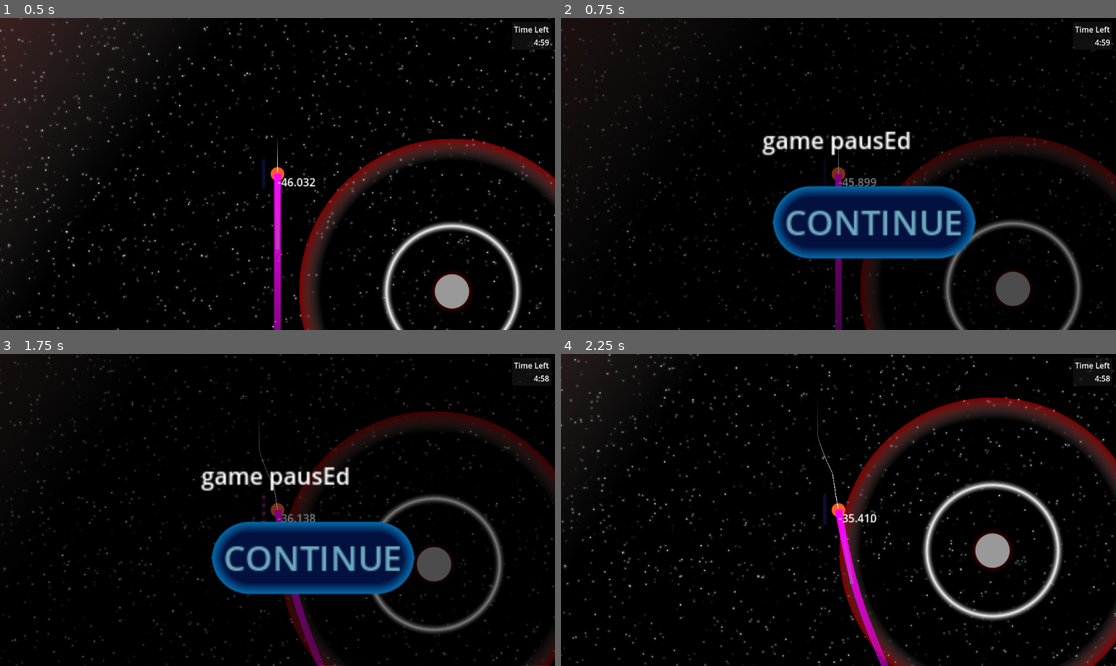
Above: before the commit, frames 1-4 (two rows, left to right).
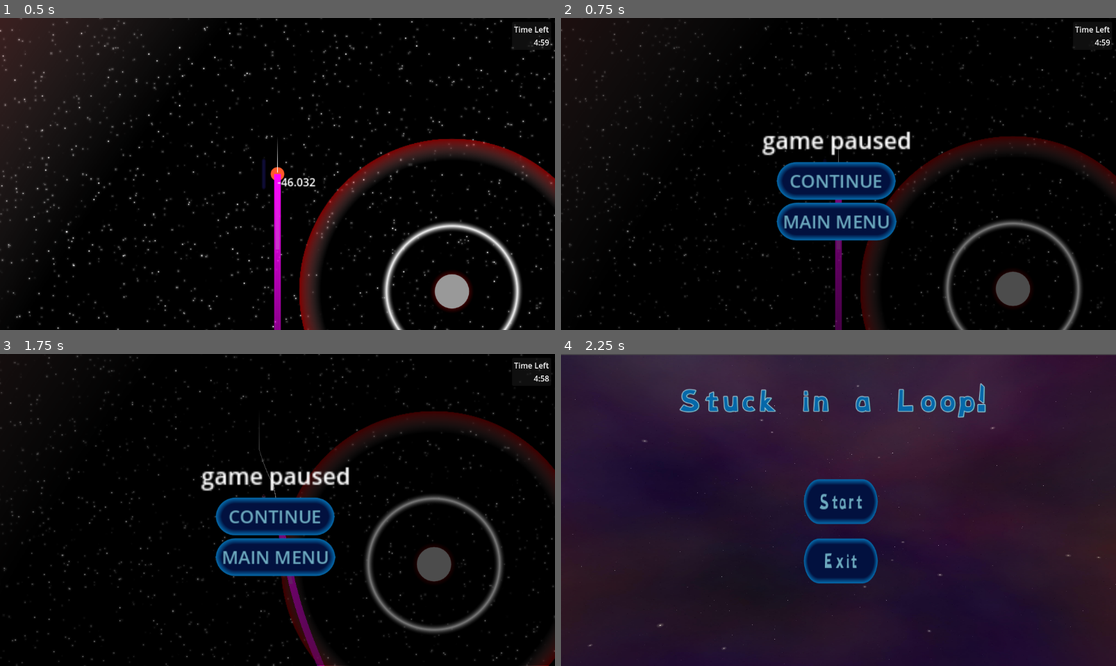
Above: after the commit, the same moments.

Repository: CrankGameDev/StuckInALoopGameJam
Game: Godot game, scene res://scenes/levels/demo_level.tscn
Same seed, same stepped clock (60 frames per second), same inputs: the game is played once before the commit and once after it. This scene is started directly instead of the project's main scene.
Inputs (mouse positions are in pixels of both pictures, inside the frame that each line leads up to):
- Up to frame 1 (0.5 s): no input
- Up to frame 2 (0.75 s): tap Enter (ui_accept) at 0.5 s; move the mouse to (960, 158) at 0.52 s; press the mouse at (960, 158) at 0.53 s; hold Right (ui_right) from 0.53 s (still down)
- Up to frame 3 (1.75 s): tap Enter (ui_accept) at 0.77, 1.52 s; move the mouse to (166, 525) at 1.27 s; release Right (ui_right) at 1.28 s; release the mouse at (166, 525) at 1.28 s; hold Down (ui_down) from 1.28 s (still down); click (166, 525) at 1.35 s
- Up to frame 4 (2.25 s): release Down (ui_down) at 2 s; click (838, 556) at 2 s, where only the run after the commit has a clickable "MAIN MENU"

Frame 1 is identical in both runs. In frame 2, 8.7% of the frame differs, in the area x 38-75%, y 36-78%; in frame 3, 8.7%; in frame 4, 97%, in the area x 0-100%, y 0-100%.

Commit message:
added main menu
added menu to pause menu

Diff:
--- a/planet.tscn
+++ b/planet.tscn
@@ -5,14 +5,13 @@
 [sub_resource type="CircleShape2D" id="CircleShape2D_0siqi"]
 resource_local_to_scene = true
 
-[sub_resource type="Gradient" id="Gradient_ia6re"]
-resource_local_to_scene = true
+[sub_resource type="Gradient" id="Gradient_3sluh"]
 offsets = PackedFloat32Array(0, 0, 0.037619, 0.057619, 0.27, 0.3, 0.33, 0.6, 0.7, 0.701)
 colors = PackedColorArray(0, 0, 0, 1, 1, 0, 0, 1, 0, 0, 0, 1, 0, 0, 0, 0, 0, 0, 0, 0, 1, 1, 1, 1, 0, 0, 0, 0, 1, 1, 1, 0, 1, 0, 0, 0.5, 1, 0.18, 0.18, 0)
 
 [sub_resource type="GradientTexture2D" id="GradientTexture2D_doi3m"]
 resource_local_to_scene = true
-gradient = SubResource("Gradient_ia6re")
+gradient = SubResource("Gradient_3sluh")
 width = 420
 height = 420
 fill = 1
--- a/scenes/base_level.tscn
+++ b/scenes/base_level.tscn
@@ -115,15 +115,23 @@
 offset_right = 521.0
 offset_bottom = 241.0
 scale = Vector2(3, 3)
-text = "game pausEd"
+text = "game paused"
 
-[node name="Button" type="Button" parent="Player/Camera/Panel"]
+[node name="VBoxContainer" type="VBoxContainer" parent="Player/Camera/Panel/Label"]
 layout_mode = 0
-offset_left = 440.0
-offset_top = 349.0
-offset_right = 531.0
-offset_bottom = 380.0
-scale = Vector2(3, 3)
+offset_left = 10.3333
+offset_top = 26.6667
+offset_right = 169.333
+offset_bottom = 130.667
+scale = Vector2(0.52, 0.521129)
+
+[node name="Button" type="Button" parent="Player/Camera/Panel/Label/VBoxContainer"]
+layout_mode = 2
 text = "CONTINUE"
 
-[connection signal="pressed" from="Player/Camera/Panel/Button" to="." method="_on_button_pressed"]
+[node name="Mainmenu" type="Button" parent="Player/Camera/Panel/Label/VBoxContainer"]
+layout_mode = 2
+text = "MAIN MENU"
+
+[connection signal="pressed" from="Player/Camera/Panel/Label/VBoxContainer/Button" to="." method="_on_button_pressed"]
+[connection signal="pressed" from="Player/Camera/Panel/Label/VBoxContainer/Mainmenu" to="." method="_on_mainmenu_pressed"]
--- a/scenes/levels/demo_level.tscn
+++ b/scenes/levels/demo_level.tscn
@@ -28,3 +28,5 @@
 size = 100.0
 gravity = 0.5
 pull = 20.0
+
+[connection signal="pressed" from="Player/Camera/Panel/Label/VBoxContainer/Mainmenu" to="." method="_on_mainmenu_pressed"]
--- a/scripts/scenes/level.gd
+++ b/scripts/scenes/level.gd
@@ -92,6 +92,10 @@
 func _on_button_pressed() -> void:
 	Global.pause = false
 
+func _on_mainmenu_pressed() -> void:
+	get_tree().change_scene_to_file("res://UI/start_screen.tscn")
+
+
 
 func _check_player_gravity_influence() -> void:
 	var overlapping_areas: Array[Area2D] = player_gravity_area.get_overlapping_areas()
